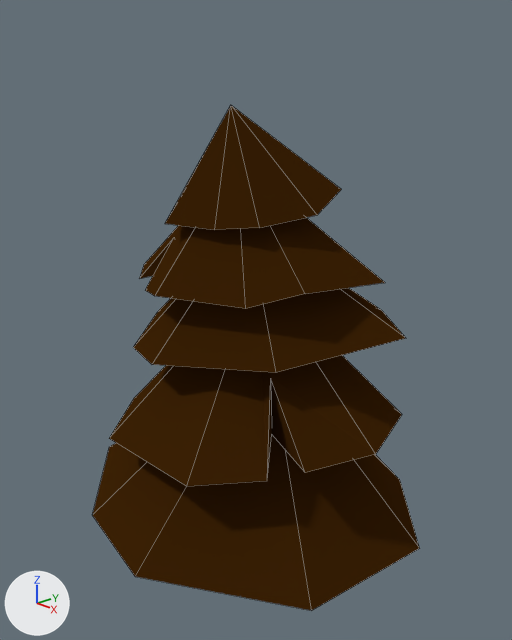
The Blender file SourceArt/Tree.blend: old version first, new version second.
Both versions are drawn from a camera (50 mm lens) standing at (3.42, -3.26, 3.74) and looking at (-0.04, -0.05, 2.15). The axes (+X, +Y, +Z) are drawn at lower left. The lights are the same throughout. Mesh edges are drawn as thin lines.
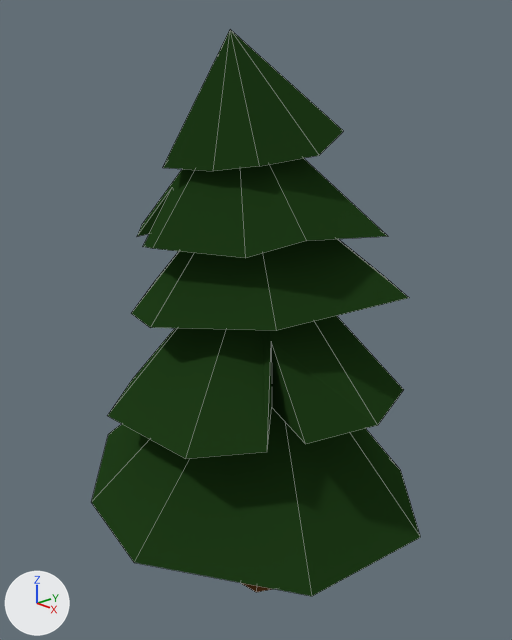
Changed parts and their boxes [x1, y1, x2, y2] in the pictures (512 x 640 px):
'Cube', recoloured, mesh rescaled (12% taller)
    before: [93, 105, 420, 610]
    after: [91, 29, 420, 596]

What changed in the scene script:
```text
Change mat_material_005:
    mat_material_005.base_color: (0.0495, 0.0172, 0.0018) -> (0.0152, 0.0495, 0.0102)  # brown #3f2306 -> dark green #213f1a
Change me_cube:
    where me_cube.from_pydata(...)  # 82 vertices, 63 faces; spans x -1.09..1.08, y -1.21..1.05, z -0.16..2.89
    used by ob_cube; location = (0.0, 0.0, 0.13); scale = (1.09, 1.09, 1.2)
    me_cube part 1: the whole mesh is scaled about its middle by (1, 1, 1.12), then moved by (0.0, 0.0, 0.18)
```
